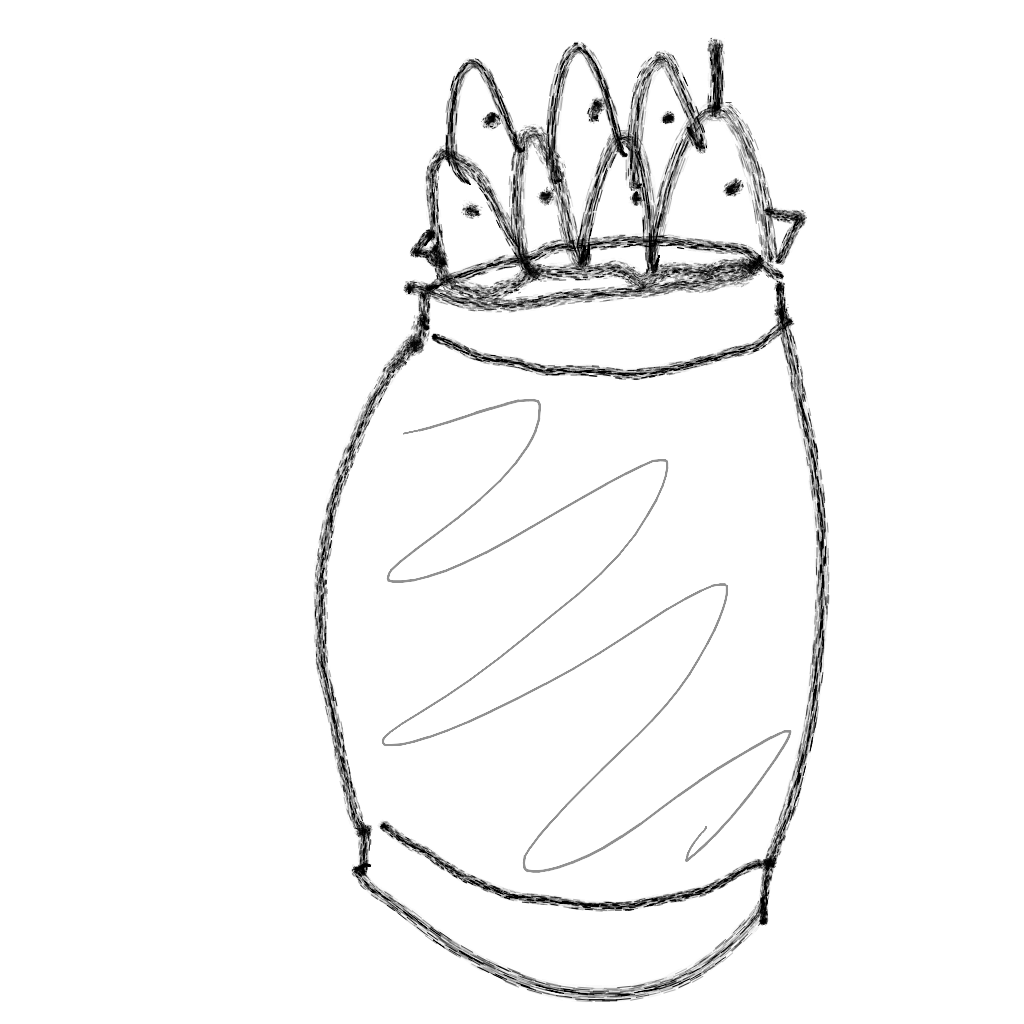
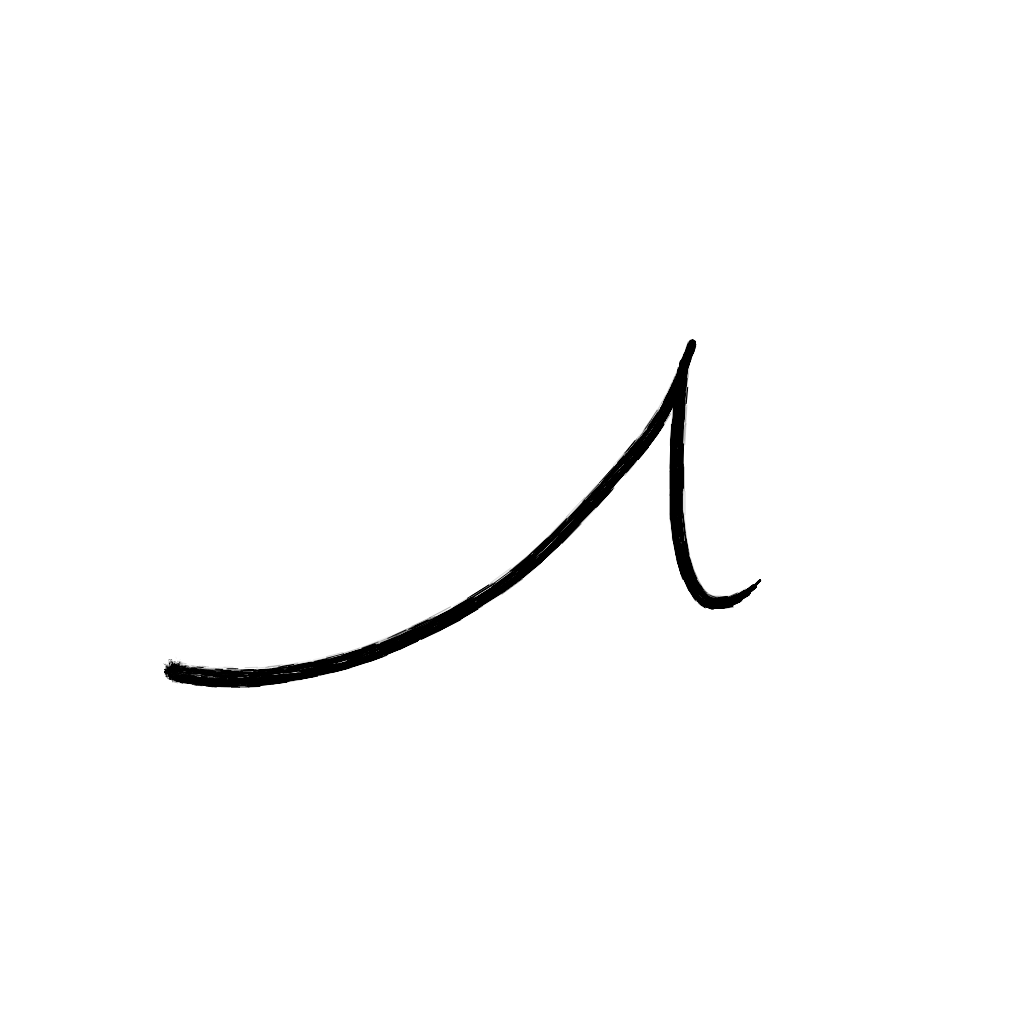
Comparing the layer stacks of the two w=1024, h=1024 images. Changes:
added layer "wave" above "barrel top" over box(163, 320, 768, 704)
hid "barrel top", painted on it over box(403, 37, 807, 320)
hid "barrel", painted on it over box(256, 192, 830, 1003)
